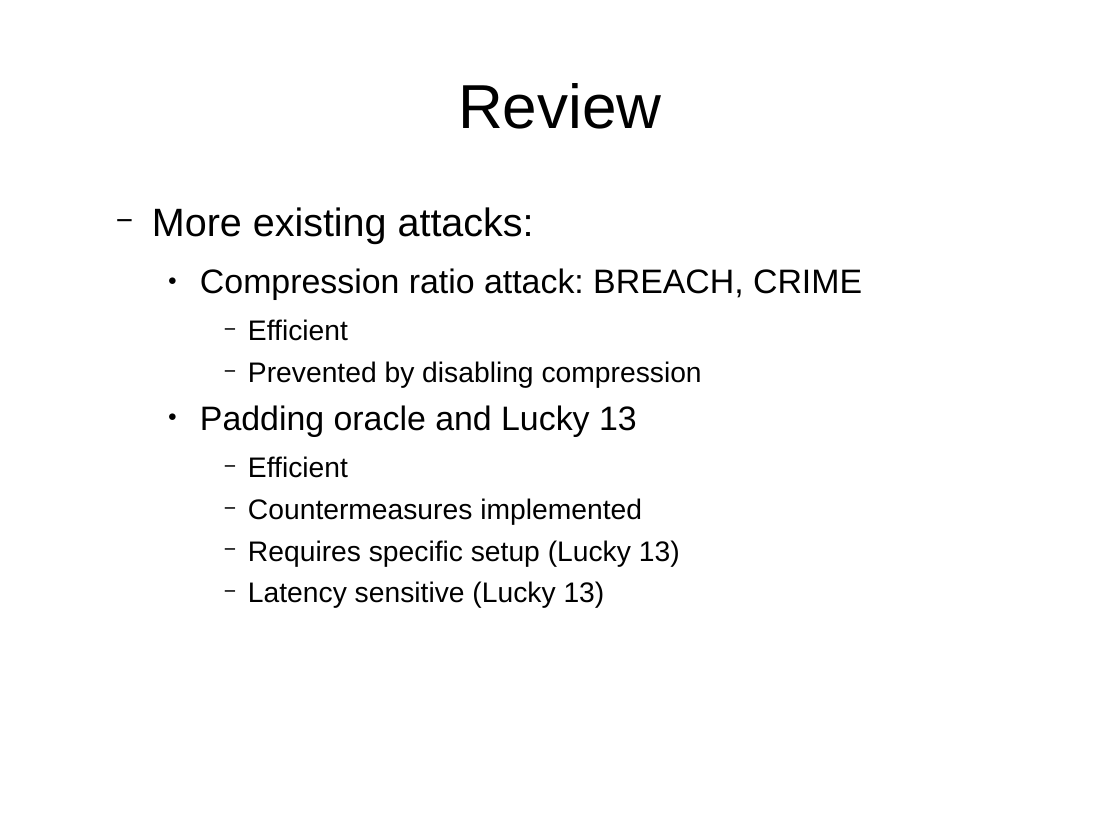
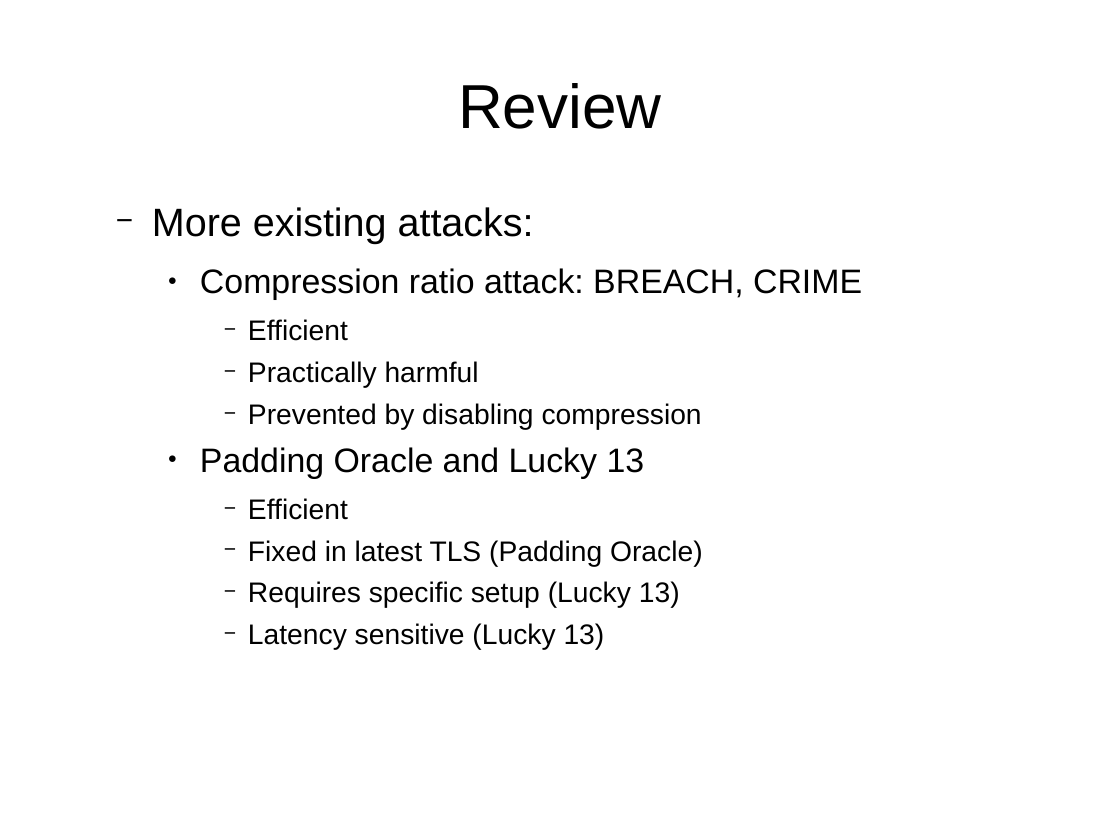
Before and after one commit to Salties/MI-Side-Channel-DTLS, a slide deck: slide 3 of Writings/First-year-review_20150422/Presentation/FirstYearReview20150422.odp. Drawn at 1120x840 pixels with LibreOffice and Linux fonts; fonts in the diff are those of the drawing. Boxes give left, top, right and bottom in pixels: in the first picture for what was removed or moved away, otherwise in the second. Text is boxed around its words. In the diff, an @@ line names an element or a change of style, - is before the commit and + after.

```diff
--- a/Writings/First-year-review_20150422/Presentation/FirstYearReview20150422.odp
+++ b/Writings/First-year-review_20150422/Presentation/FirstYearReview20150422.odp
@@ text at [248, 361, 479, 388]: paragraph added @@
+      − Practically harmful
@@ text at [200, 447, 645, 479]: text changed @@
-    ● Padding oracle and Lucky 13
+    ● Padding Oracle and Lucky 13
@@ text at [248, 540, 703, 567]: text changed @@
-      − Countermeasures implemented
+      − Fixed in latest TLS (Padding Oracle)
```
Also in this commit, not shown: 1 other slide changed.
